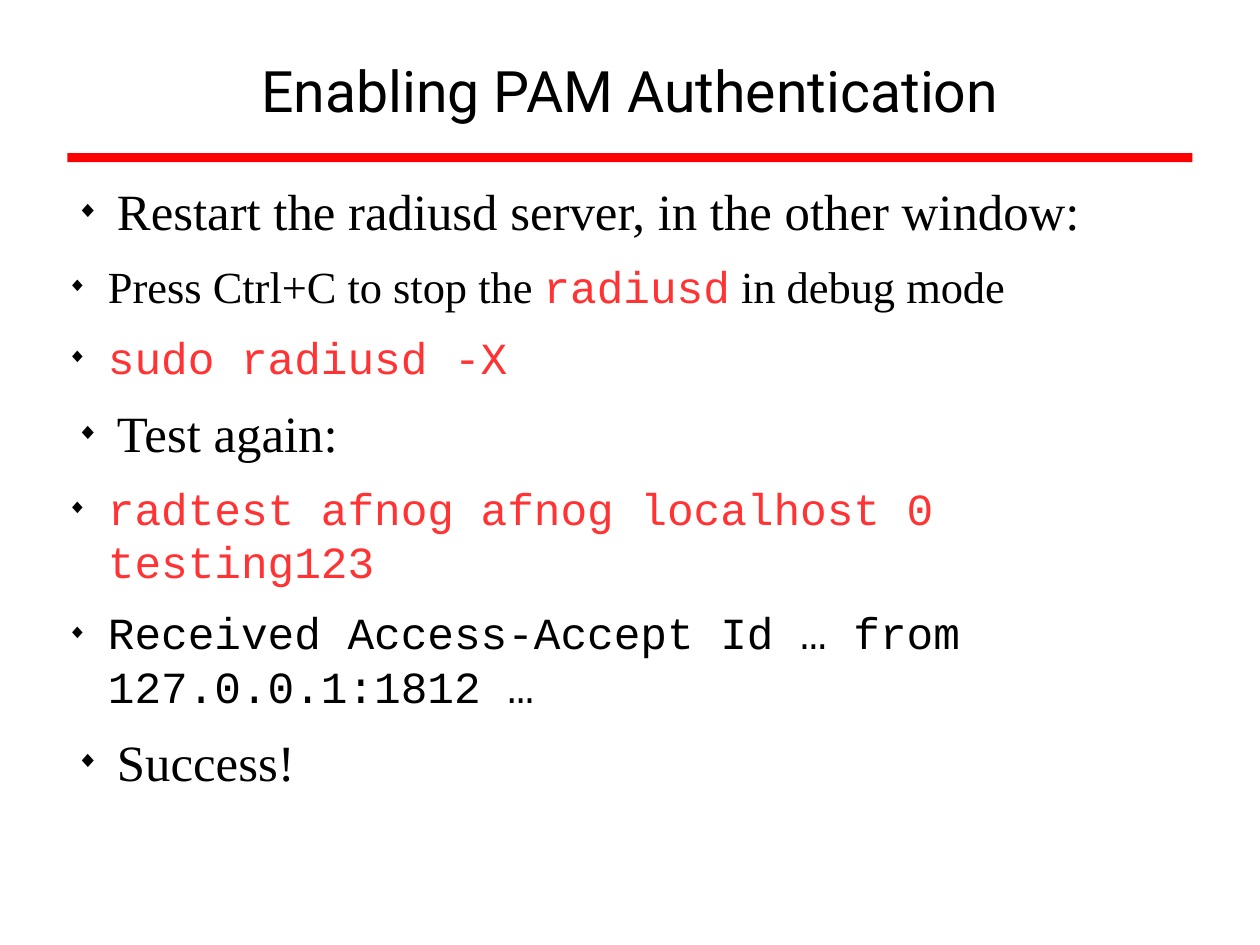
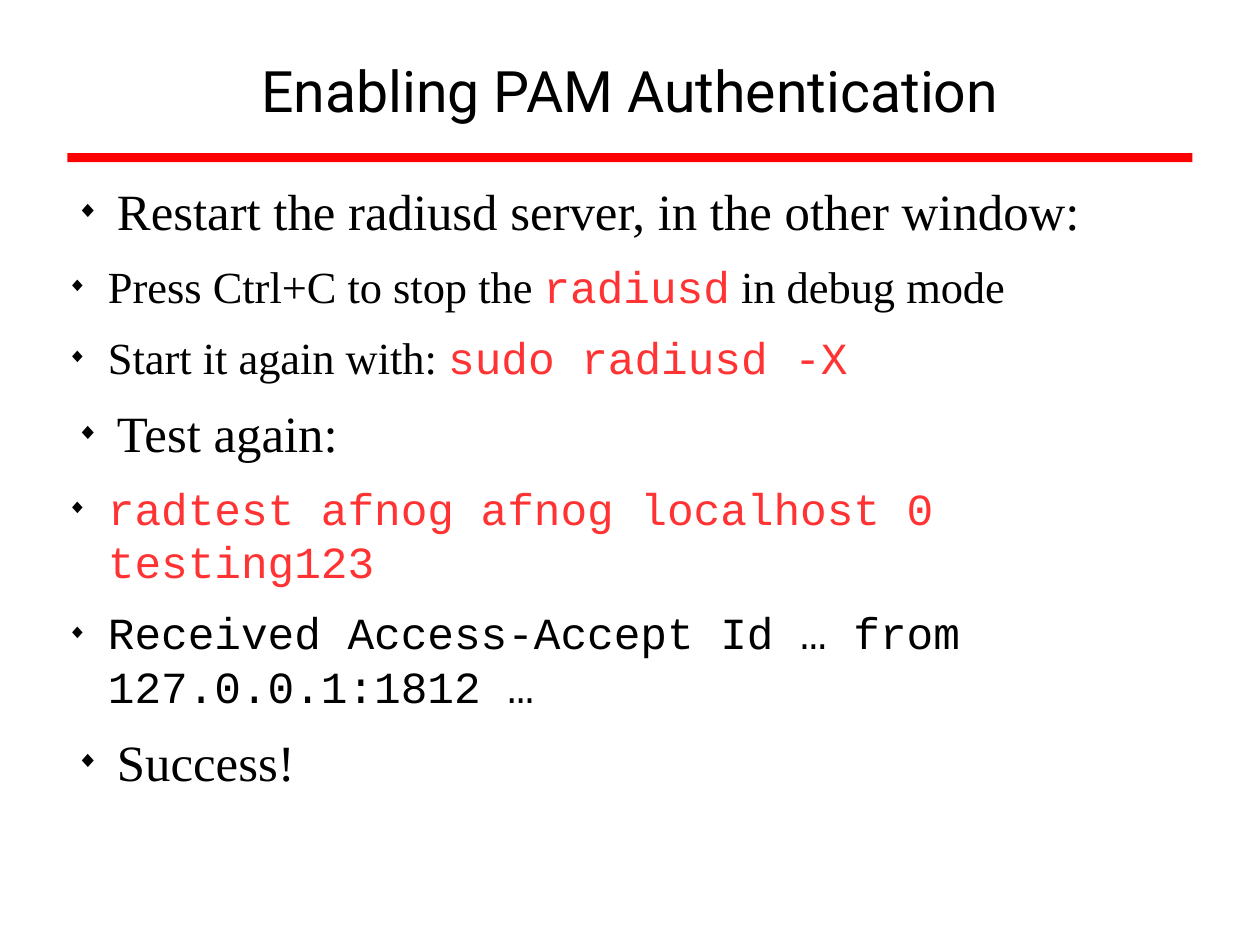
Before and after one commit to afnog/sse, a slide deck: slide 36 of radius/radius_presentation.odp. Drawn at 1260x945 pixels with LibreOffice and Linux fonts; fonts in the diff are those of the drawing; background and template pictures are left out. Boxes give left, top, right and bottom in pixels: in the first picture for what was removed or moved away, otherwise in the second. Text is boxed around its words. In the diff, an @@ line names an element or a change of style, - is before the commit and + after.

Commit message:
/ ‘radius/radius_presentation.odp’

```diff
--- a/radius/radius_presentation.odp
+++ b/radius/radius_presentation.odp
@@ text at (x1=108, y1=343, x2=847, y2=383): text changed; font Courier New to Times New Roman; text colour #FF3333 to #000000 @@
-  ◆ sudo radiusd -X
+  ◆ Start it again with: sudo radiusd -X
```
